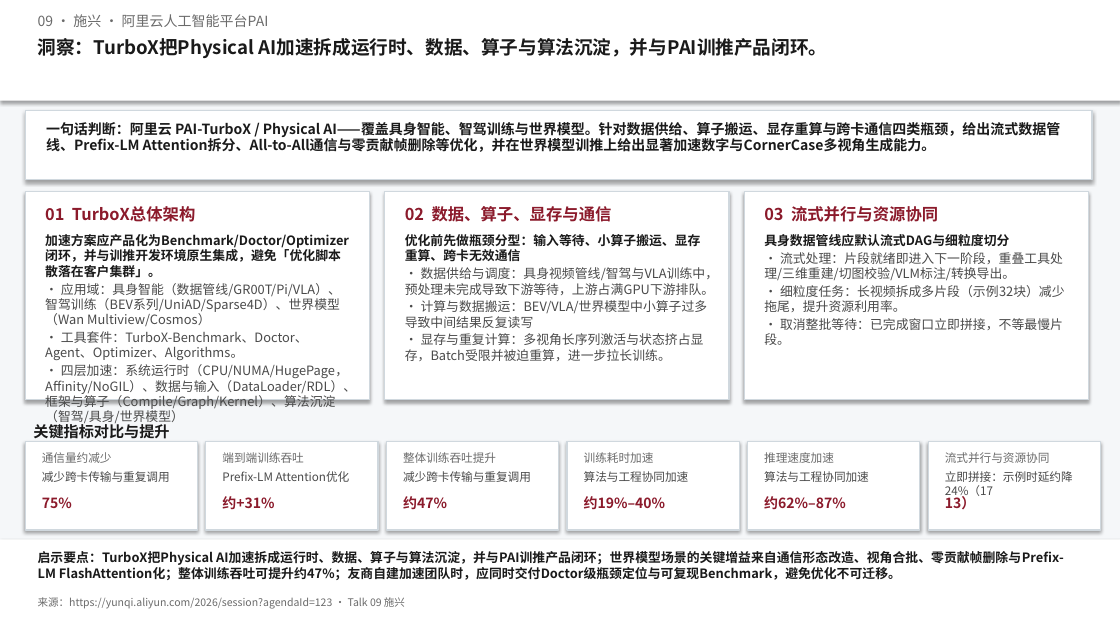
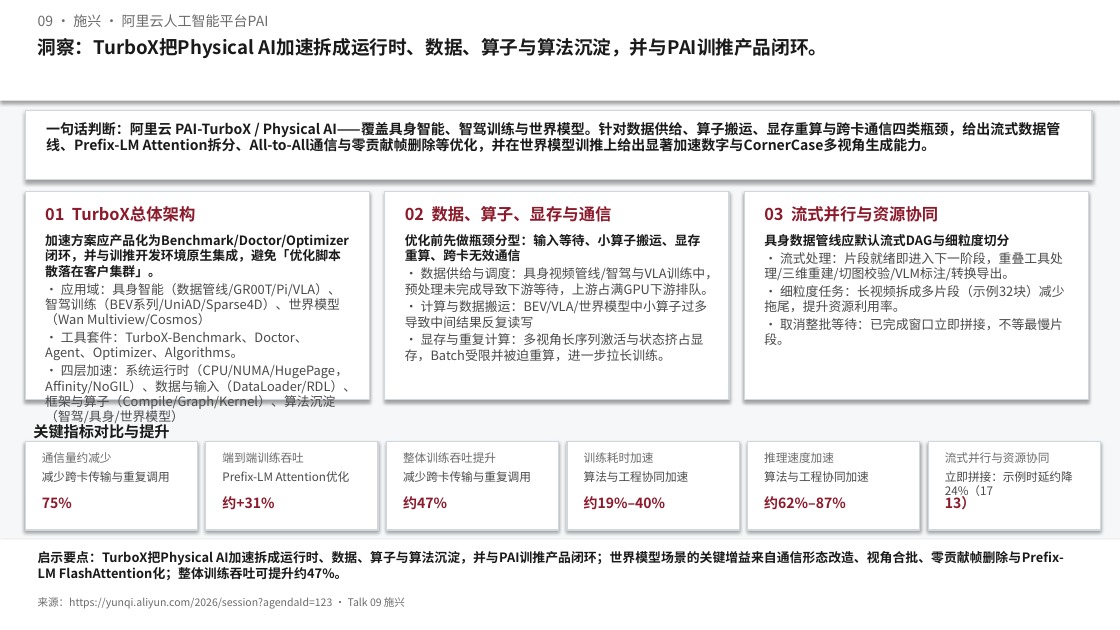
Before and after one commit to Annie-Summer/Kthena, a slide deck: slide 1 of yunqi-2026-pai-forum/docs/洞察一页-09-从VLA到世界模型：PAI-TurboX加速方案.pptx. Drawn at 1120x630 pixels with LibreOffice and Linux fonts; fonts in the diff are those of the drawing. Boxes give left, top, right and bottom in pixels: in the first picture for what was removed or moved away, otherwise in the second. Text is boxed around its words. In the diff, an @@ line names an element or a change of style, - is before the commit and + after.

```diff
--- a/yunqi-2026-pai-forum/docs/洞察一页-09-从VLA到世界模型：PAI-TurboX加速方案.pptx
+++ b/yunqi-2026-pai-forum/docs/洞察一页-09-从VLA到世界模型：PAI-TurboX加速方案.pptx
@@ text at [38, 551, 1064, 580]: text changed @@
-启示要点：TurboX把Physical AI加速拆成运行时、数据、算子与算法沉淀，并与PAI训推产品闭环；世界模型场景的关键增益来自通信形态改造、视角合批、零贡献帧删除与Prefix-LM FlashAttention化；整体训练吞吐可提升约47%；友商自建加速团队时，应同时交付Doctor级瓶颈定位与可复现Benchmark，避免优化不可迁移。
+启示要点：TurboX把Physical AI加速拆成运行时、数据、算子与算法沉淀，并与PAI训推产品闭环；世界模型场景的关键增益来自通信形态改造、视角合批、零贡献帧删除与Prefix-LM FlashAttention化；整体训练吞吐可提升约47%。
```
Also in this commit, not shown: 21 other files.
